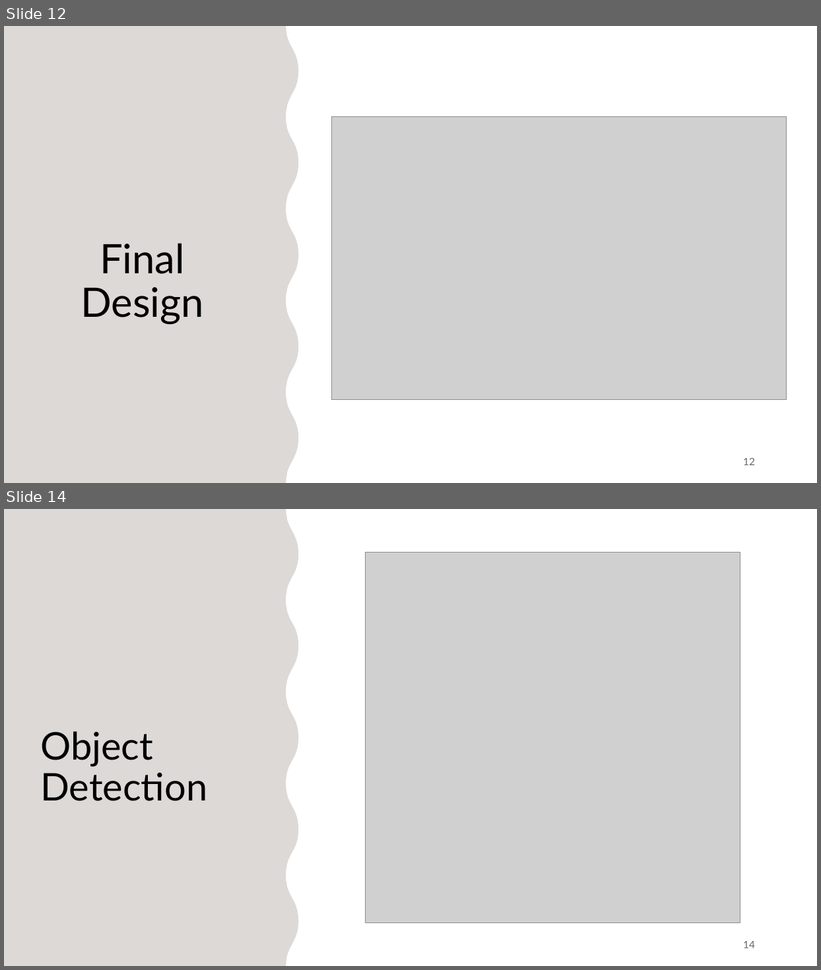
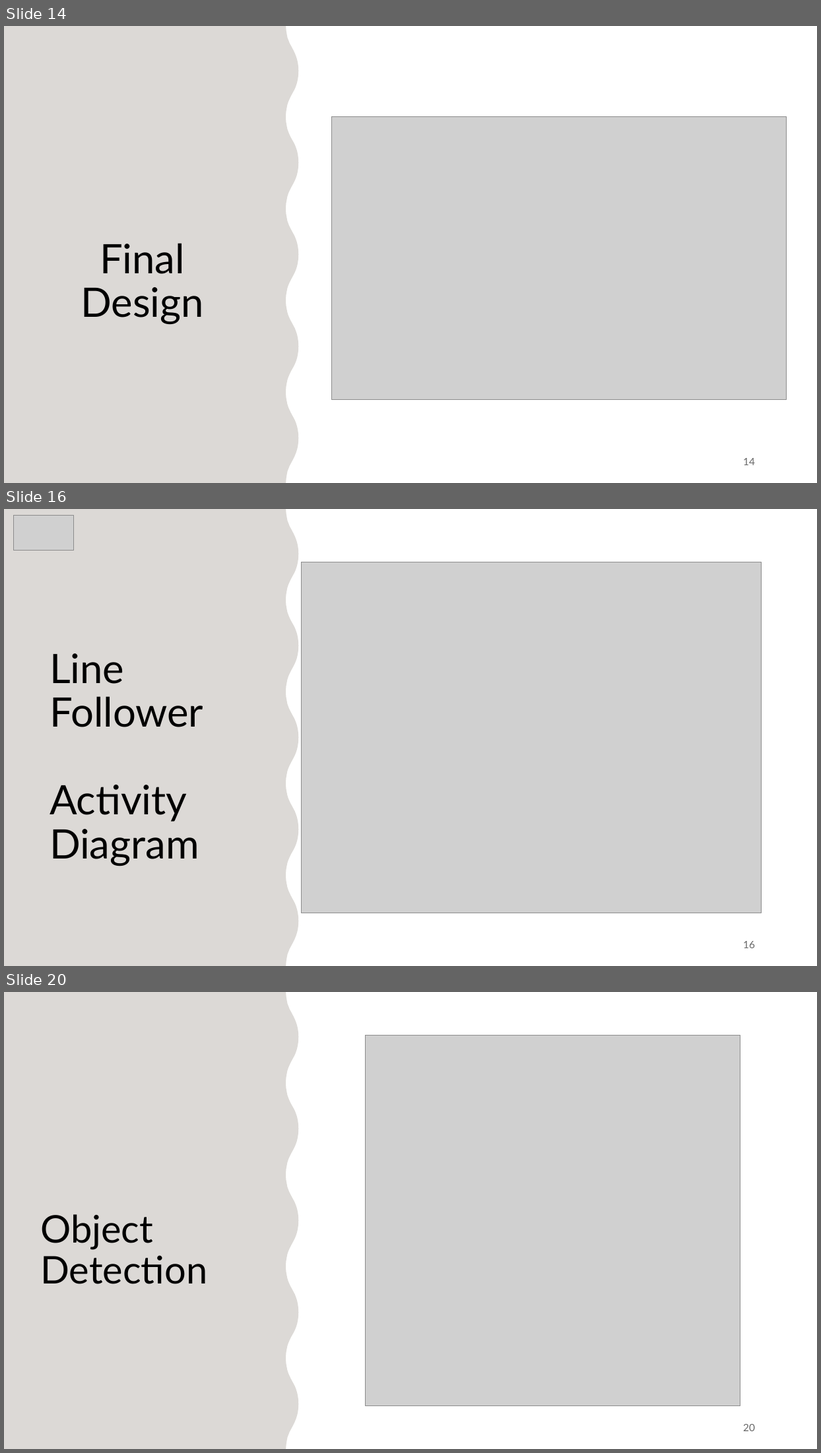
Before and after one commit to JasmeetMatta/Precision-Farming-Bot, a slide deck: Presentation/Precision Farming Using Autonomous Vehicle.pptx. Shown one above the other, each under a label of ours: slides 12 and 14 before the commit, slides 14, 16 and 20 after it; the slides between them are not shown. The pictures are 821x970 and 821x1453 pixels, drawn with LibreOffice and Linux fonts; fonts in the diff are those of the drawing; grey boxes stand for pictures. Boxes give left, top, right and bottom in pixels: in the first picture for what was removed or moved away, otherwise in the second. Text is boxed around its words. In the diff, an @@ line names an element or a change of style, - is before the commit and + after.

```diff
--- a/Presentation/Precision Farming Using Autonomous Vehicle.pptx
+++ b/Presentation/Precision Farming Using Autonomous Vehicle.pptx
@@ slide 16 added at (x1=4, y1=509, x2=817, y2=966), background #FFFFFF @@
@@ freeform shape added at (x1=4, y1=509, x2=298, y2=966), fill #FFFFFF @@
@@ freeform shape added at (x1=4, y1=509, x2=289, y2=966), fill #FFFFFF @@
@@ freeform shape added at (x1=4, y1=509, x2=298, y2=966), fill #76685C at 25% opacity @@
@@ picture added at (x1=13, y1=515, x2=73, y2=550) @@
@@ picture added at (x1=302, y1=562, x2=762, y2=914) @@
@@ text added at (x1=50, y1=654, x2=203, y2=867), 48 pt, text #000000 @@
+Line Follower
+Activity Diagram
@@ page number added at (x1=743, y1=941, x2=755, y2=949), 12 pt, text #000000 at 60% opacity @@
+16
@@ what was slide 12 is now slide 14 @@
@@ page number at (x1=743, y1=458, x2=755, y2=466): text changed @@
-12
+14
@@ what was slide 14 is now slide 20 @@
@@ page number at (x1=743, y1=1424, x2=755, y2=1432): text changed @@
-14
+20
```
Also in this commit, not shown: 2 slides changed, 7 other slides added.
